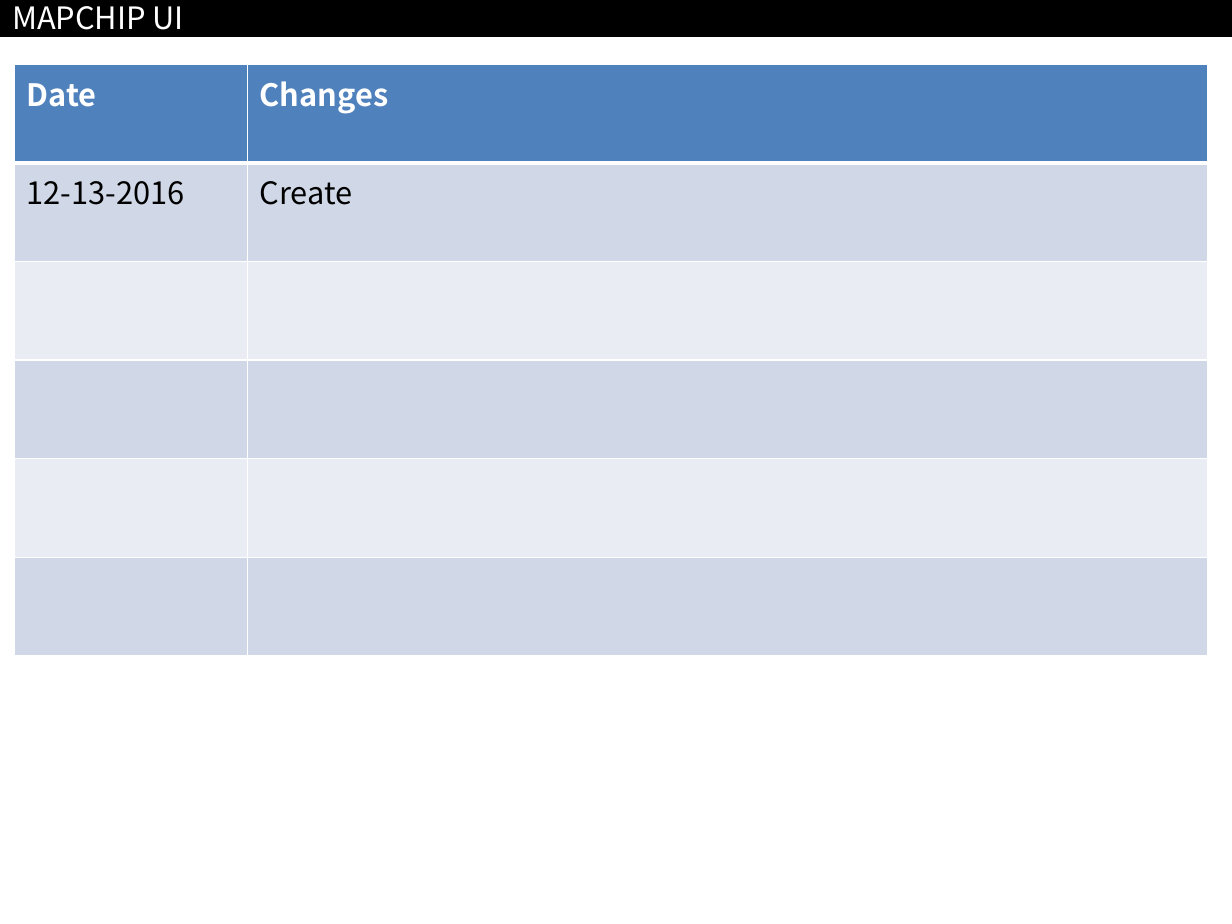
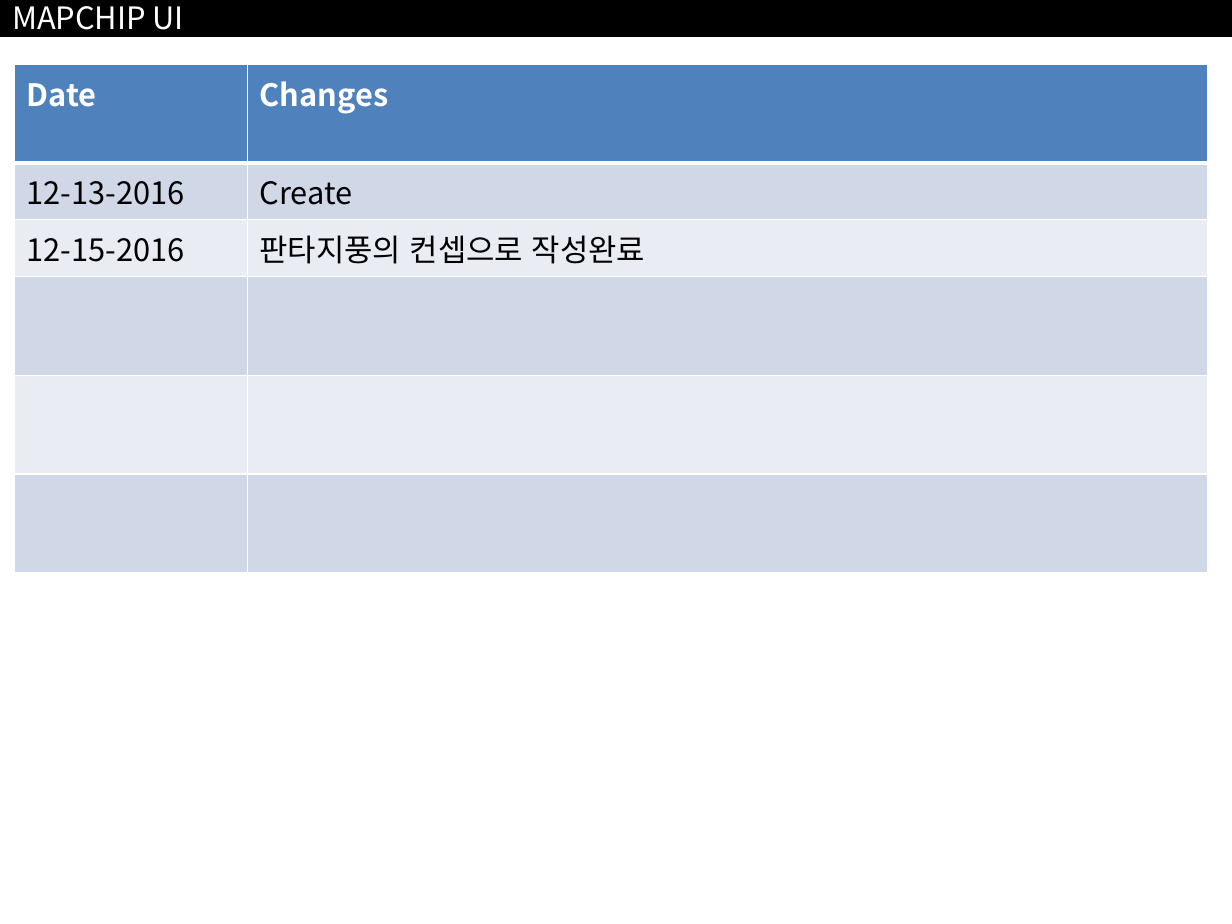
Before and after one commit to namulang/namu, a slide deck: slide 1 of Resources/Documents/UX Design/MAPCHIP UI.pptx. Drawn at 1232x924 pixels with LibreOffice and Linux fonts; fonts in the diff are those of the drawing. Boxes give left, top, right and bottom in pixels: in the first picture for what was removed or moved away, otherwise in the second. Text is boxed around its words. In the diff, an @@ line names an element or a change of style, - is before the commit and + after.

```diff
--- a/Resources/Documents/UX Design/MAPCHIP UI.pptx
+++ b/Resources/Documents/UX Design/MAPCHIP UI.pptx
@@ table at [15, 64, 1209, 557] @@
+row 3: 12-15-2016 | 판타지풍의 컨셉으로 작성완료
-row 6:  | 
```
Also in this commit, not shown: 10 other slides changed, 15 slides added.
